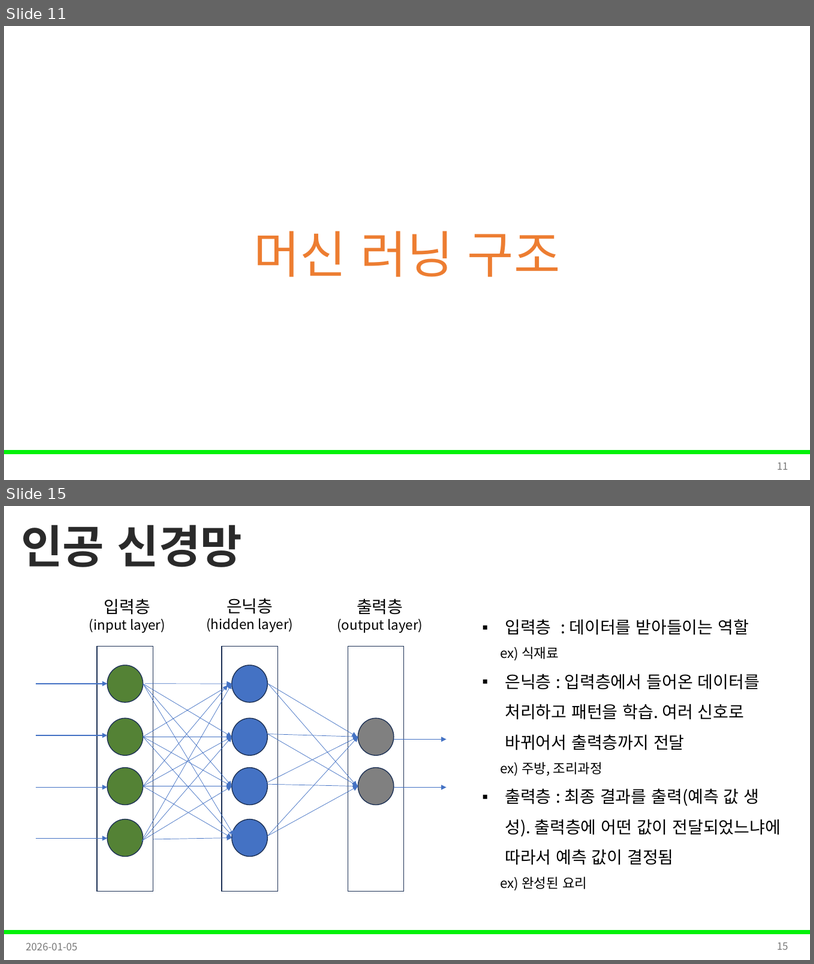
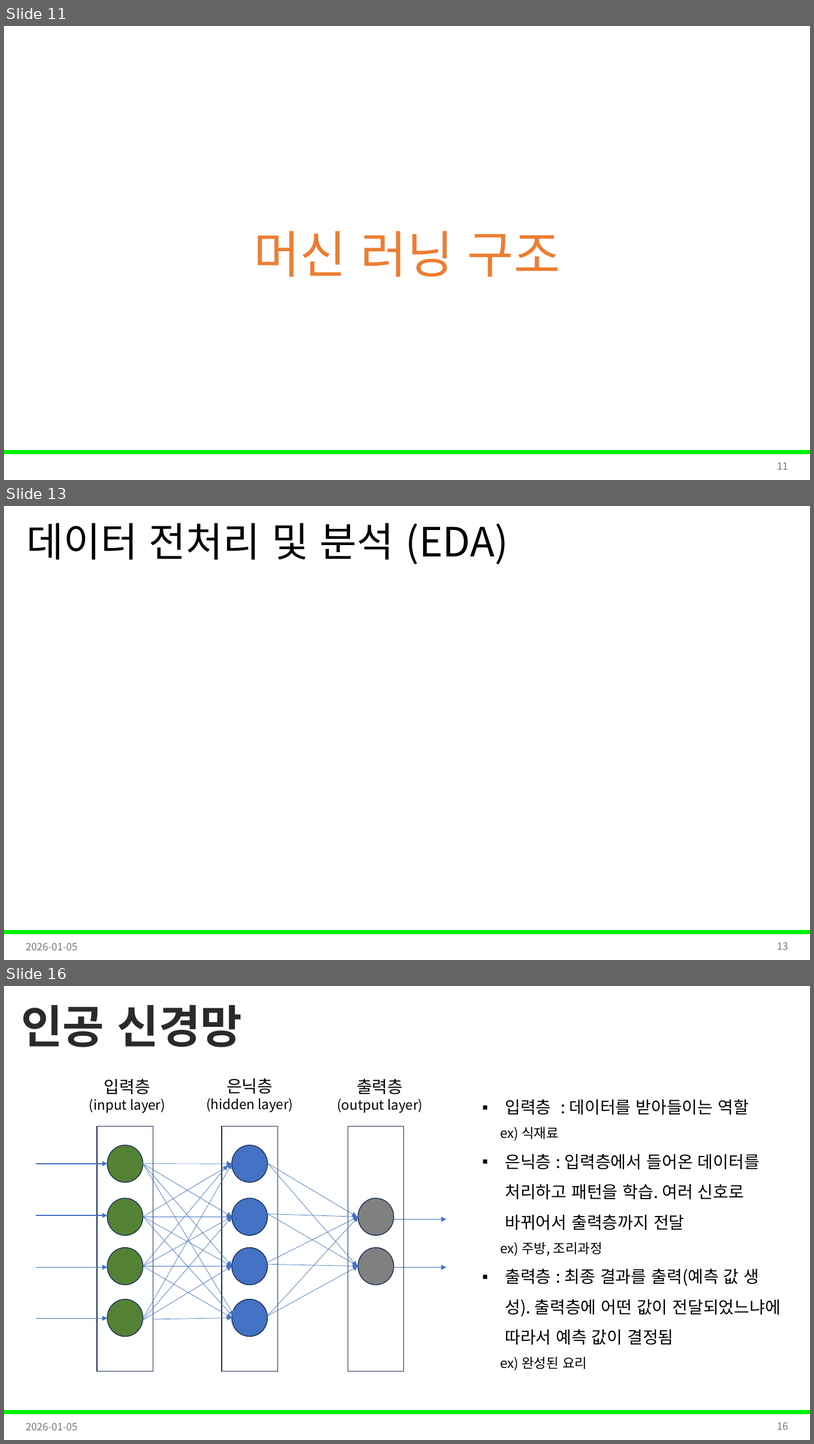
Before and after one commit to Leader-Lesson/KDT_RE_5th, a slide deck: material/5_AI/01_AI기초.pptx. Shown one above the other, each under a label of ours: slides 11 and 15 before the commit, slides 11, 13 and 16 after it; the slides between them are not shown. The pictures are 814x964 and 814x1444 pixels, drawn with LibreOffice and Linux fonts; fonts in the diff are those of the drawing; background and template pictures are left out. Boxes give left, top, right and bottom in pixels: in the first picture for what was removed or moved away, otherwise in the second. Text is boxed around its words. In the diff, an @@ line names an element or a change of style, - is before the commit and + after.

```diff
--- a/material/5_AI/01_AI기초.pptx
+++ b/material/5_AI/01_AI기초.pptx
@@ slide 13 added at [4,506,810,960], background #FFFFFF; not listed: 1 template element that a slide beside it also shows @@
@@ title added at [27,523,508,564], 48 pt, text #000000 @@
+데이터 전처리 및 분석 (EDA)
@@ text added at [26,942,77,950], 12 pt, text #797979 @@
+2026-01-05
@@ page number added at [777,942,789,949], 12 pt, text #797979 @@
+13
@@ what was slide 15 is now slide 16 @@
@@ page number at [777,1422,789,1429]: text changed @@
-15
+16
```
Also in this commit, not shown: 2 slides changed.
